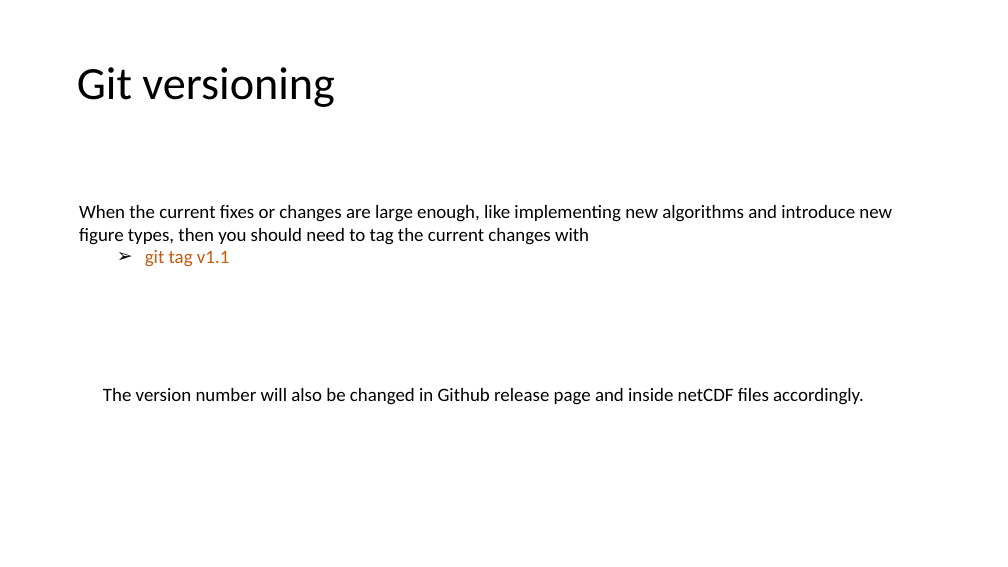
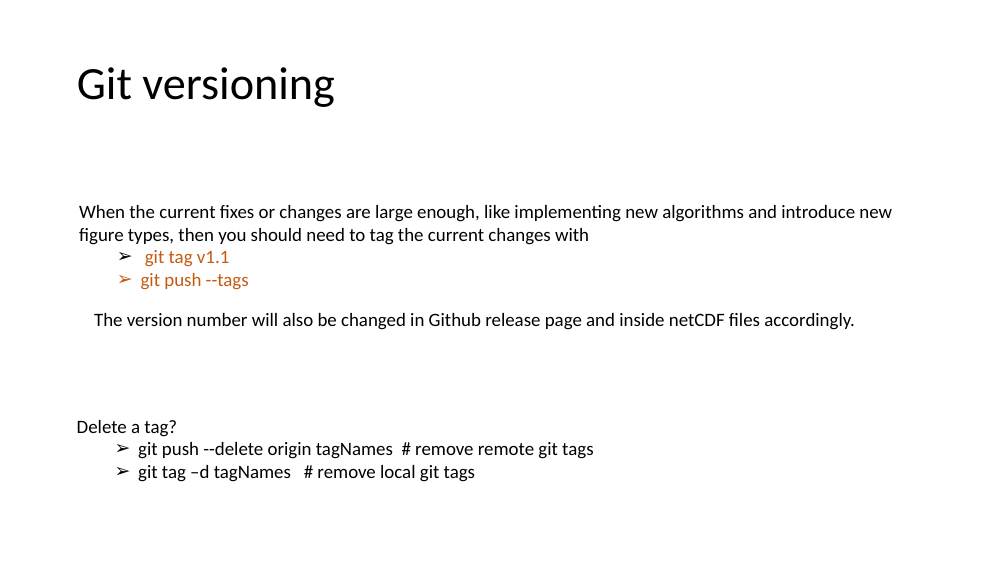
Before and after one commit to PollyNET/Pollynet_Processing_Chain, a slide deck: slide 3 of doc/git_workflow.pptx. Drawn at 1008x567 pixels with LibreOffice and Linux fonts; fonts in the diff are those of the drawing. Boxes give left, top, right and bottom in pixels: in the first picture for what was removed or moved away, otherwise in the second. Text is boxed around its words. In the diff, an @@ line names an element or a change of style, - is before the commit and + after.

Commit message:
update git_workflow.pptx
Former-commit-id: 200099f68e0a31e72e85823ace7604ecbaa19b4d
Former-commit-id: 3a7e4f858b1f282b854fcfba8cd16faf2813def1

```diff
--- a/doc/git_workflow.pptx
+++ b/doc/git_workflow.pptx
@@ text at [141,273,249,290]: paragraph added @@
+  ➢ git push --tags
@@ text "The version number will also ...": place and size @@
-text "The version number will also ..." at [103,388,864,405]
+text "The version number will also ..." at [94,313,855,330]
@@ text added at [77,420,593,482], 18 pt, text #000000 @@
+Delete a tag?
+  ➢ git push --delete origin tagNames # remove remote git tags
+  ➢ git tag –d tagNames # remove local git tags
```
